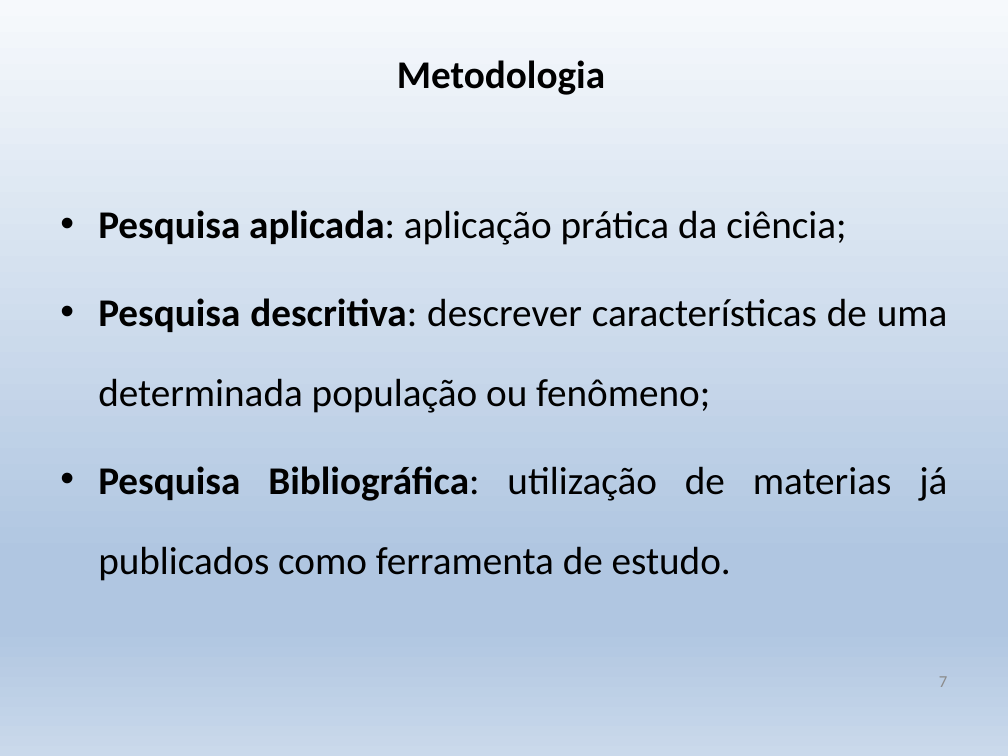
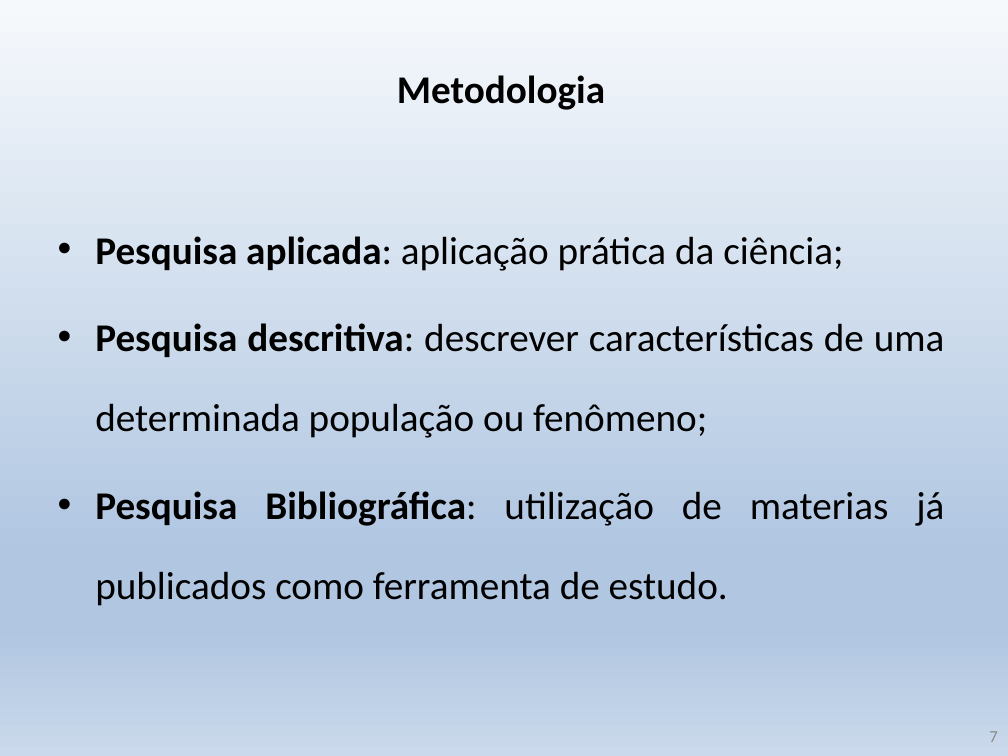
Before and after one commit to krieggerms/Analise-da-Insercao-do-Aluno-Negro-com-BI, a slide deck: slide 7 of TCC_BI_Alunos_Negros.pptx. Drawn at 1008x756 pixels with LibreOffice and Linux fonts; fonts in the diff are those of the drawing. Boxes give left, top, right and bottom in pixels: in the first picture for what was removed or moved away, otherwise in the second. Text is boxed around its words. In the diff, an @@ line names an element or a change of style, - is before the commit and + after.

```diff
--- a/TCC_BI_Alunos_Negros.pptx
+++ b/TCC_BI_Alunos_Negros.pptx
@@ title "Metodologia": place and size @@
-title "Metodologia" at bbox=[397, 60, 605, 95]
+title "Metodologia" at bbox=[397, 75, 605, 110]
@@ text "Pesquisa aplicada: aplicação prática da ...": place and size @@
-text "Pesquisa aplicada: aplicação prática da ..." at bbox=[98, 210, 948, 581]
+text "Pesquisa aplicada: aplicação prática da ..." at bbox=[95, 236, 945, 606]
@@ page number: place and size @@
-page number at bbox=[939, 676, 947, 687]
+page number at bbox=[989, 731, 997, 742]
```
Also in this commit, not shown: 25 other slides changed.
